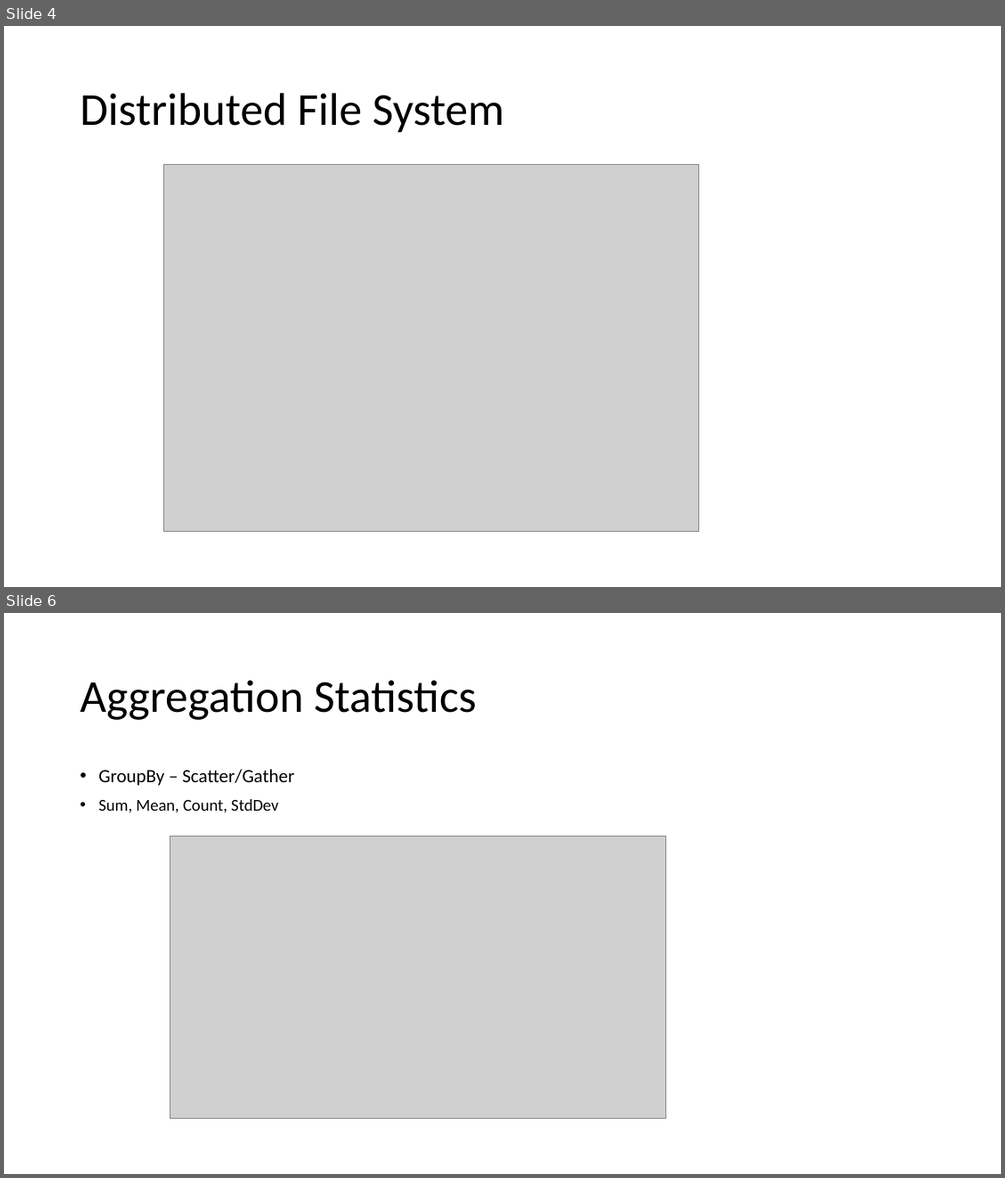
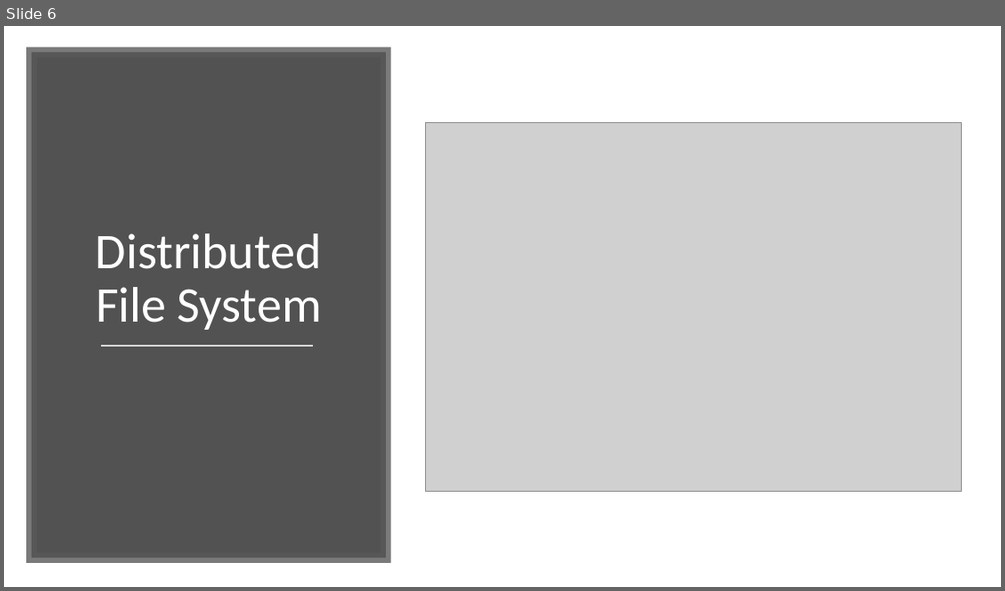
Before and after one commit to marilynwaldman/course, a slide deck: Hadoop/05-MapReduce.pptx. Shown one above the other, each under a label of ours: slides 4 and 6 before the commit, slide 6 after it; the slides between them are not shown. The pictures are 1005x1178 and 1005x591 pixels, drawn with LibreOffice and Linux fonts; fonts in the diff are those of the drawing; grey boxes stand for pictures; background and template pictures are left out. Boxes give left, top, right and bottom in pixels: in the first picture for what was removed or moved away, otherwise in the second. Text is boxed around its words. In the diff, an @@ line names an element or a change of style, - is before the commit and + after.

Commit message:
updated operating systems

```diff
--- a/Hadoop/05-MapReduce.pptx
+++ b/Hadoop/05-MapReduce.pptx
@@ slide 6 removed at (4, 613, 1001, 1174), background picture (left out) @@
@@ title removed at (80, 680, 477, 720) @@
-Aggregation Statistics
@@ text removed at (98, 769, 294, 812) @@
-• GroupBy – Scatter/Gather
-• Sum, Mean, Count, StdDev
@@ picture removed at (170, 835, 666, 1119) @@
@@ what was slide 4 is now slide 6 @@
@@ slide 6 changed as well @@
@@ rectangle added at (32, 52, 386, 557), fill #404040 at 90% opacity, outline #595959 10 pt @@
@@ title "Distributed File System": place and size @@
-title "Distributed File System" at (80, 93, 504, 133)
+title "Distributed File System" at (96, 233, 322, 329)
@@ title "Distributed File System" at (96, 233, 322, 329): size 44 to 48 pt, text colour #000000 to #FFFFFF; alignment left to centre; vertical alignment middle to bottom @@
@@ picture: place and size @@
-picture at (163, 164, 699, 532)
+picture at (426, 122, 962, 491)
@@ line added from (101, 346) to (313, 346), #D9D9D9 1.75 pt @@
```
Also in this commit, not shown: 8 other slides changed, 2 slides added, 3 other files.
